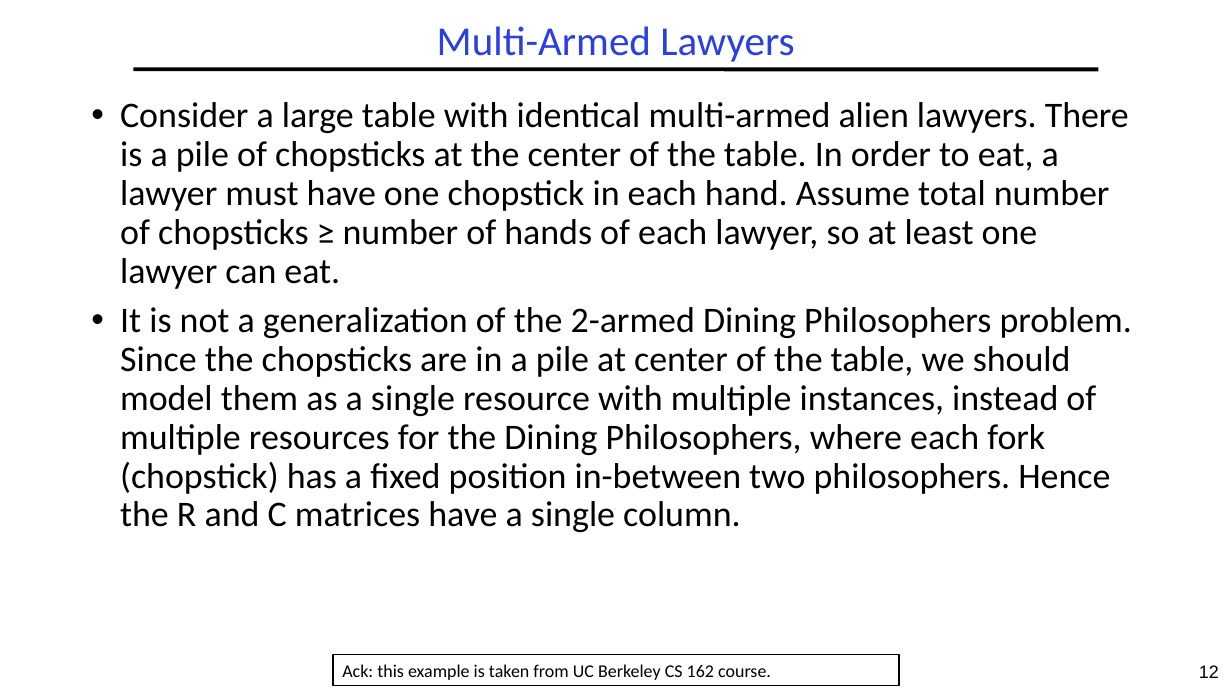
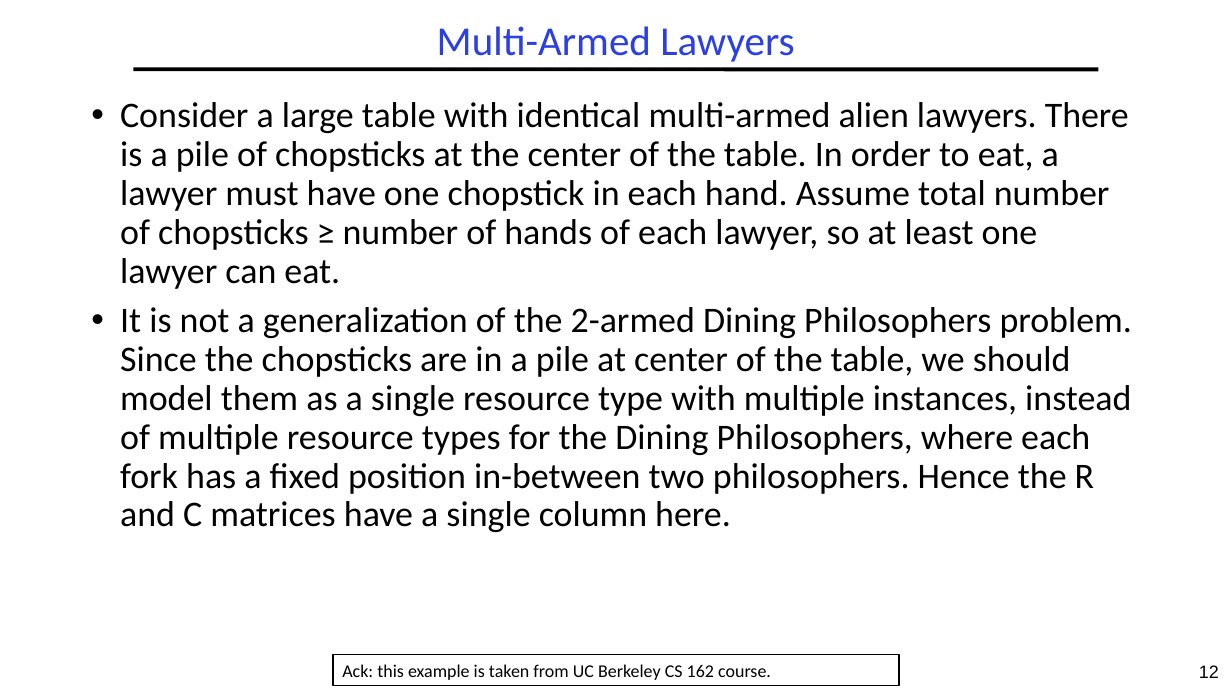
Before and after one commit to guhofstra/CSC112Fa26, a slide deck: slide 12 of PPTs/L4-Exercises ANS.pptx. Drawn at 1232x693 pixels with LibreOffice and Linux fonts; fonts in the diff are those of the drawing. Boxes give left, top, right and bottom in pixels: in the first picture for what was removed or moved away, otherwise in the second. Text is boxed around its words. In the diff, an @@ line names an element or a change of style, - is before the commit and + after.

```diff
--- a/PPTs/L4-Exercises ANS.pptx
+++ b/PPTs/L4-Exercises ANS.pptx
@@ text at bbox=[120, 307, 1132, 532]: text changed @@
-• It is not a generalization of the 2-armed Dining Philosophers problem. Since the chopsticks are in a pile at center of the table, we should model them as a single resource with multiple instances, instead of multiple resources for the Dining Philosophers, where each fork (chopstick) has a fixed position in-between two philosophers. Hence the R and C matrices have a single column.
+• It is not a generalization of the 2-armed Dining Philosophers problem. Since the chopsticks are in a pile at center of the table, we should model them as a single resource type with multiple instances, instead of multiple resource types for the Dining Philosophers, where each fork has a fixed position in-between two philosophers. Hence the R and C matrices have a single column here.
```
Also in this commit, not shown: 1 other slide changed, 5 other files.
